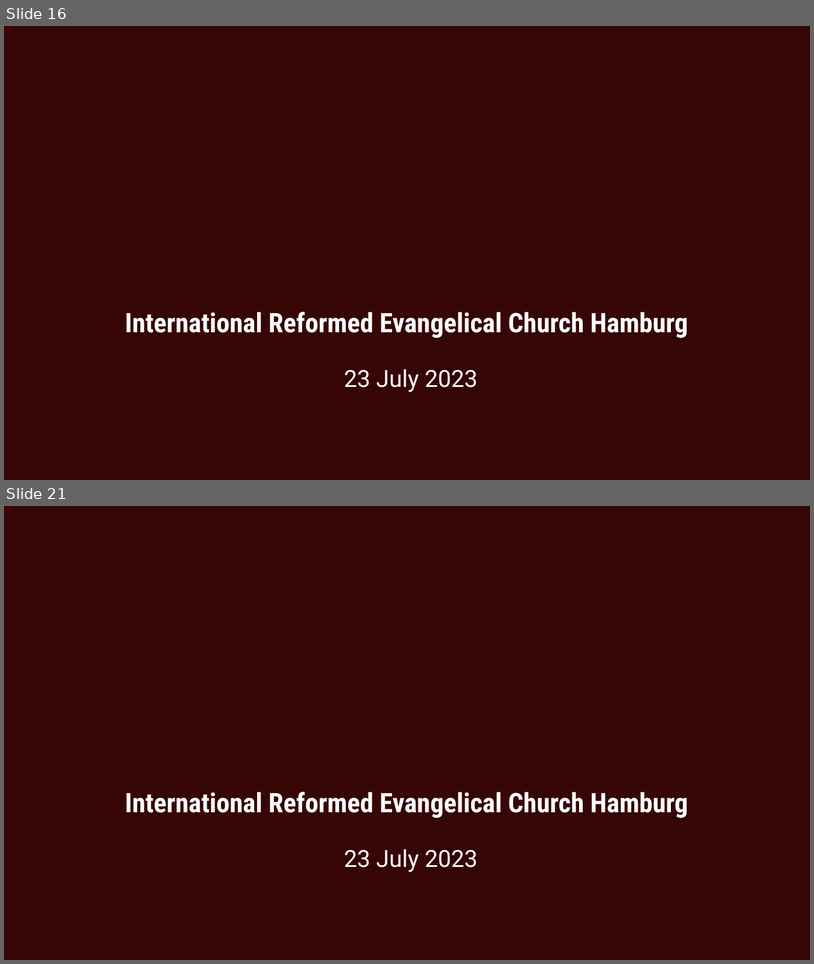
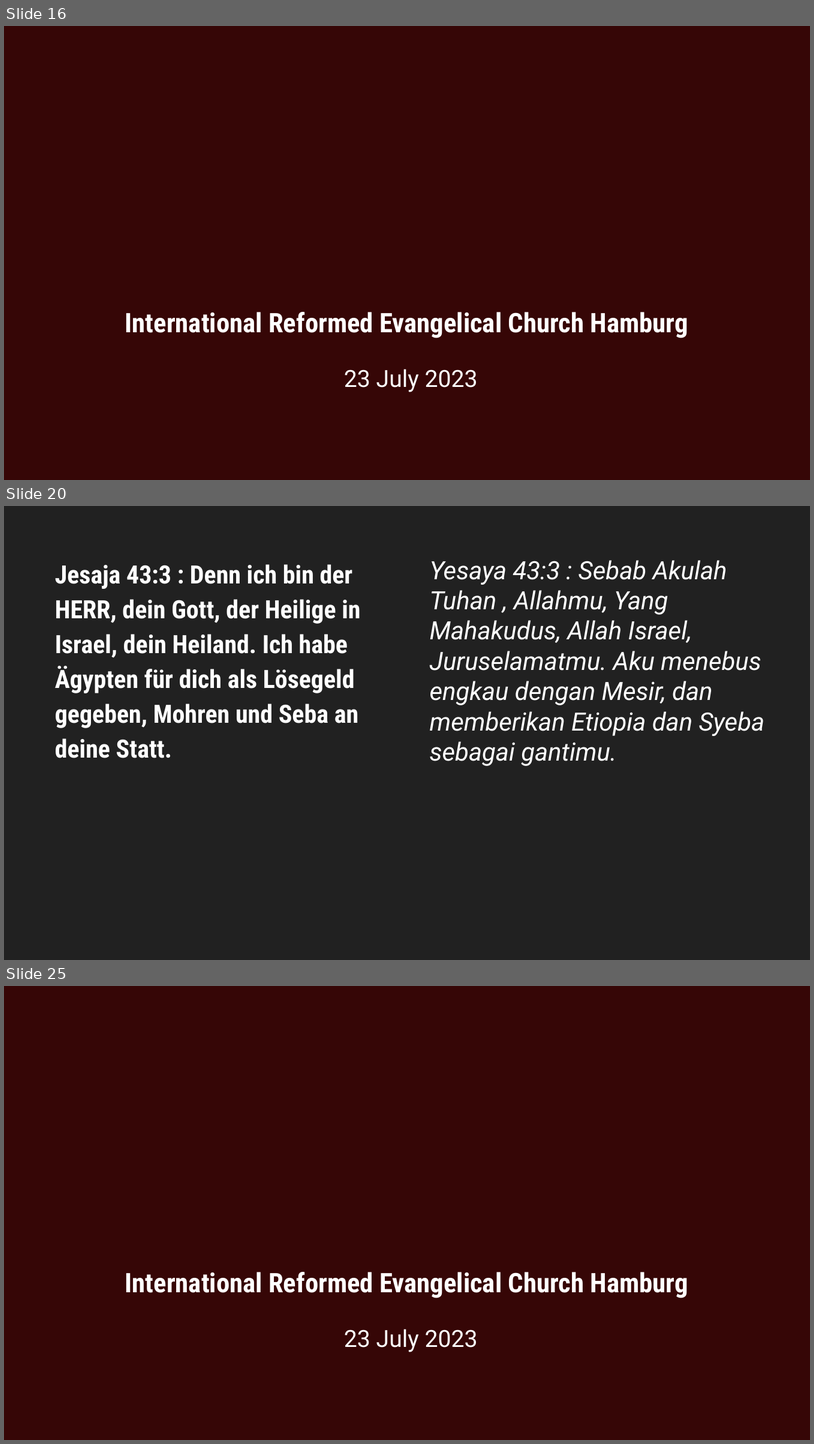
Before and after one commit to stepkurniawan/grii_hamburg_slidemaker, a slide deck: 20230723.pptx. Shown one above the other, each under a label of ours: slides 16 and 21 before the commit, slides 16, 20 and 25 after it; the slides between them are not shown. The pictures are 814x964 and 814x1444 pixels, drawn with LibreOffice and Linux fonts; fonts in the diff are those of the drawing; background and template pictures are left out. Boxes give left, top, right and bottom in pixels: in the first picture for what was removed or moved away, otherwise in the second. Text is boxed around its words. In the diff, an @@ line names an element or a change of style, - is before the commit and + after.

```diff
--- a/20230723.pptx
+++ b/20230723.pptx
@@ slide 20 added at bbox=[4, 506, 810, 960], background #212121 @@
@@ text added at bbox=[55, 564, 360, 758], 30 pt, text #FFFFFF, bold @@
+Jesaja 43:3 : Denn ich bin der HERR, dein Gott, der Heilige in Israel, dein Heiland. Ich habe Ägypten für dich als Lösegeld gegeben, Mohren und Seba an deine Statt.
@@ text added at bbox=[430, 560, 765, 766], 30 pt, text #FFFFFF, italic @@
+Yesaya 43:3 : Sebab Akulah Tuhan , Allahmu, Yang Mahakudus, Allah Israel, Juruselamatmu. Aku menebus engkau dengan Mesir, dan memberikan Etiopia dan Syeba sebagai gantimu.
@@ what was slide 21 is now slide 25 @@
```
Also in this commit, not shown: 1 slide changed, 7 other slides added, 4 slides removed, 5 other files.
